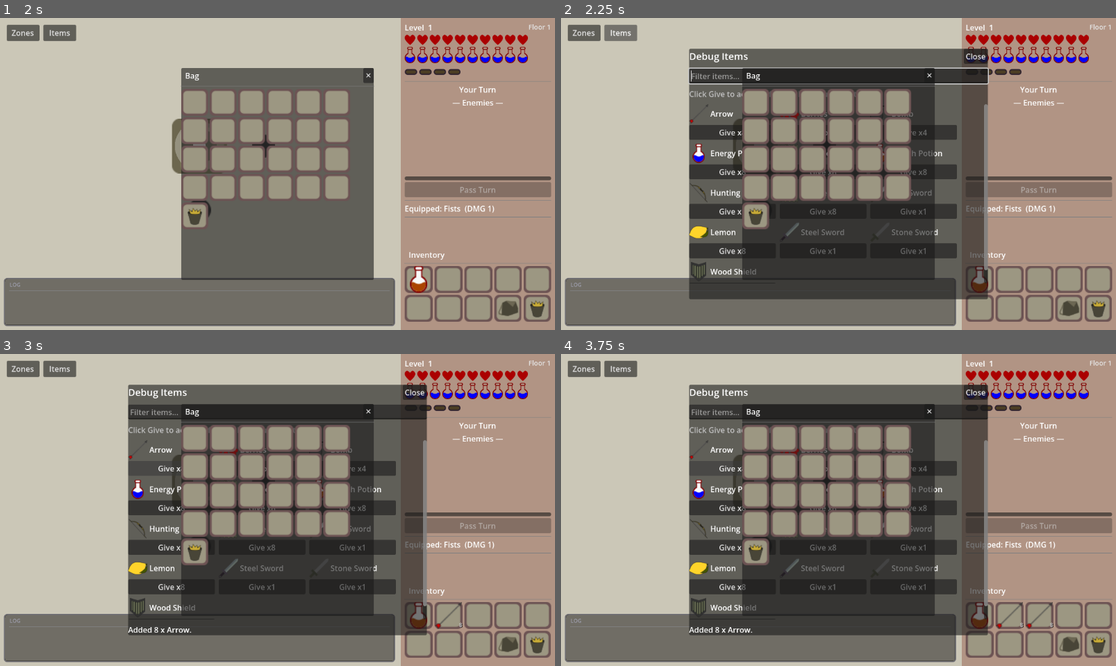
Above: before the commit, frames 1-4 (two rows, left to right).
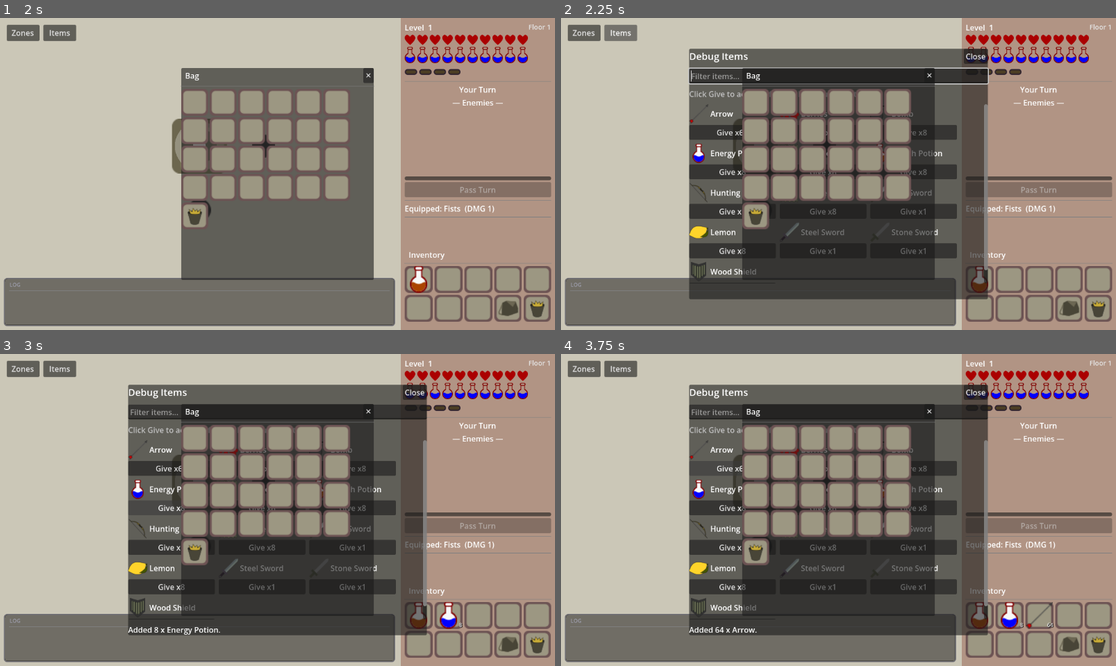
Above: after the commit, the same moments.

Repository: jiexdrop/run-reset
Game: Godot game, scene res://scenes/init.tscn
Same seed, same stepped clock (60 frames per second), same inputs: the game is played once before the commit and once after it.
Inputs (mouse positions are in pixels of both pictures, inside the frame that each line leads up to):
- Up to frame 1 (2 s): click "New Game" at 0.5 s; click (510, 308) at 1.25 s
- Up to frame 2 (2.25 s): click "Items" at 2 s
- Up to frame 3 (3 s): click "Give x8" at 2.75 s
- Up to frame 4 (3.75 s): click (733, 469) at 3.5 s, where only the run after the commit has a clickable "Give x64"

Frame 1 is identical in both runs. In frame 2, less than 0.1% of the frame differs, in the area x 28-66%, y 35-38%; in frame 3, 0.4%, in the area x 28-84%, y 35-90%; in frame 4, 0.4%.

Commit message:
bow costs arrows

Diff:
--- a/autoloads/inventory_state.gd
+++ b/autoloads/inventory_state.gd
@@ -81,6 +81,42 @@
 		slot["count"]    = 0
 		_unequip_if_empty(slot_idx)
 	emit_signal("inventory_changed")
+
+
+## Total of `item_key` held across hotbar and bag — the quiver size for
+## ammunition such as arrows.
+func count_item(item_key: String) -> int:
+	var total := 0
+	for slots in [hotbar, bag]:
+		for slot in slots:
+			if slot.get("item_key", "") == item_key:
+				total += int(slot.get("count", 0))
+	return total
+
+
+## Removes one of `item_key` from wherever it is held, preferring a stack
+## that isn't frozen. Returns false when nothing was there to remove.
+func consume_item(item_key: String) -> bool:
+	for prefer_frozen in [false, true]:
+		for container in ["hotbar", "bag"]:
+			var slots: Array = hotbar if container == "hotbar" else bag
+			for index in range(slots.size()):
+				var slot: Dictionary = slots[index]
+				if slot.get("item_key", "") != item_key:
+					continue
+				if bool(slot.get("frozen", false)) != prefer_frozen:
+					continue
+				if int(slot.get("count", 0)) <= 0:
+					continue
+				slot["count"] = int(slot["count"]) - 1
+				if int(slot["count"]) <= 0:
+					slot["item_key"] = ""
+					slot["count"]    = 0
+					if container == "hotbar":
+						_unequip_if_empty(index)
+				emit_signal("inventory_changed")
+				return true
+	return false
 
 
 func set_hotbar_item(slot_idx: int, item_key: String, count: int = 1) -> void:
--- a/autoloads/item_registry.gd
+++ b/autoloads/item_registry.gd
@@ -144,7 +144,7 @@
 		"name": "Bomb",
 		"icon": preload("res://assets/items/bomb.png"),
 		"desc": "Lob it at an enemy — it detonates on impact. Ranged: cracks the Raptor Skeleton's armored plates, and sets off a Kaze Shroom from a safe distance.",
-		"max_stack": 4,
+		"max_stack": 8,
 		"type": "spell",
 		"damage": 5,
 		"energy_cost": 0,
@@ -152,31 +152,29 @@
 		"element": "physical",
 	},
 
-	# ── Bows & Arrows (throwable damage) ────────────────────────────────────
-	# Both classify as ranged (bow_shot) for phased bosses (see ATTACK_TYPES
-	# `range` classification).
+	# ── Bows & Arrows (ranged damage) ─────────────────────────────────────────
+	# The bow is the weapon; arrows are its ammunition — every shot eats one
+	# arrow (see combat_ui). Both classify as ranged (bow_shot) for phased
+	# bosses (see ATTACK_TYPES `range` classification).
 	# Icons use load() instead of preload() so the game still runs (with a
 	# placeholder icon) before the art files below have been added.
 	"bow": {
 		"name": "Hunting Bow",
 		"icon": load("res://assets/items/bow.png"),
-		"desc": "A short hunting bow. Equip it and click an enemy to loose an arrow. Throwable: cracks the Raptor Skeleton's armored plates.",
-		"max_stack": 1,
-		"type": "weapon",
-		"damage": 2,
+		"desc": "A short hunting bow. Equip it and click an enemy to loose an arrow — each shot consumes 1 Arrow. Throwable: cracks the Raptor Skeleton's armored plates.",
+		"max_stack": 1,
+		"type": "weapon",
+		"damage": 3,
 		"energy_cost": 1,
 		"attack_type": "bow_shot",
 	},
 	"arrow": {
 		"name": "Arrow",
 		"icon": load("res://assets/items/arrow.png"),
-		"desc": "A flint-tipped arrow, loosed straight from the hotbar — but only while a Hunting Bow is equipped. Throwable: cracks the Raptor Skeleton's armored plates.",
-		"max_stack": 8,
-		"type": "spell",
-		"damage": 3,
-		"energy_cost": 0,
-		"attack_type": "bow_shot",
-		"element": "physical",
+		"desc": "Ammunition for the Hunting Bow — every shot consumes 1 Arrow. Ground caches hold a bundle of 16. Throwable: cracks the Raptor Skeleton's armored plates.",
+		"max_stack": 64,
+		"type": "ammo",
+		"ground_amount": 16,
 	},
 
 	# ── Shields ───────────────────────────────────────────────────────────────
@@ -215,6 +213,13 @@
 func get_max_stack(item_key: String) -> int:
 	if _items.has(item_key):
 		return _items[item_key].get("max_stack", 1)
+	return 1
+
+## How many of this item a ground cache hands over when picked up (1 unless
+## the item declares a bundle size, e.g. arrows).
+func get_ground_amount(item_key: String) -> int:
+	if _items.has(item_key):
+		return maxi(1, int(_items[item_key].get("ground_amount", 1)))
 	return 1
 
 func get_type(item_key: String) -> String:
--- a/scenes/combat_ui.gd
+++ b/scenes/combat_ui.gd
@@ -173,6 +173,11 @@
 func add_mob_to_combat(mob_idx: int) -> void:
 	if _active_mob_ids.has(mob_idx):
 		return
+	# _skip_next_turn isn't saved. A mob restored while burrowed would stay
+	# underground (unclickable) forever, so re-arm its resurface here.
+	if mob_idx >= 0 and mob_idx < GameState.monsters.size() \
+			and GameState.monsters[mob_idx].get("burrowed", false):
+		_skip_next_turn[mob_idx] = true
 	var first_mob := _active_mob_ids.is_empty()
 	if first_mob:
 		_active_mob_ids  = [mob_idx]
@@ -278,14 +283,6 @@
 	}
 
 
-## True when a bow is the equipped weapon. Arrows are only usable with one.
-func _has_bow_equipped() -> bool:
-	var idx = InventoryState.equipped_index
-	if idx < 0 or idx >= InventoryState.hotbar.size():
-		return false
-	return InventoryState.hotbar[idx].get("item_key", "") == "bow"
-
-
 func _rebuild_attack_bar() -> void:
 	if attack_bar == null:
 		return
@@ -296,6 +293,8 @@
 	var lbl = Label.new()
 	var energy_txt = "  |  %d energy" % int(ceil(atk.energy_cost * type_data.get("energy_mult", 1.0))) if atk.energy_cost > 0 else ""
 	lbl.text = "Equipped: %s%s  (DMG %d%s)" % [atk.name, type_data.get("label", ""), atk.damage, energy_txt]
+	if atk.get("item_key", "") == "bow":
+		lbl.text += "  |  Arrows %d" % InventoryState.count_item("arrow")
 	lbl.autowrap_mode = TextServer.AUTOWRAP_WORD_SMART
 	lbl.size_flags_horizontal = Control.SIZE_EXPAND_FILL
 	lbl.custom_minimum_size.x = 0
@@ -333,11 +332,6 @@
 	if slot.get("frozen", false) or item_key == "":
 		return
 	if ItemRegistry.get_type(item_key) != "spell":
-		return
-
-	# Loose arrows need a bow in hand — the hotbar alone isn't enough.
-	if item_key == "arrow" and not _has_bow_equipped():
-		_log("You need a Hunting Bow equipped to loose an arrow.")
 		return
 
 	var target_id := _get_first_spell_target()
@@ -450,6 +444,13 @@
 		_log(String(phase_check["deny_message"]))
 		return
 
+	# A bow only fires while it still has arrows. Checked before any cost is
+	# paid, so an empty quiver never eats energy or the turn.
+	var is_bow_attack: bool = atk.attack_type == "bow_shot" and not bool(atk.get("is_spell", false))
+	if is_bow_attack and InventoryState.count_item("arrow") <= 0:
+		_log("You're out of arrows — the Hunting Bow needs ammunition.")
+		return
+
 	var energy_needed = int(ceil(atk.energy_cost * type_data.get("energy_mult", 1.0)))
 	if energy_needed > 0 and p.get("energy", 0) < energy_needed:
 		_log("Not enough energy!")
@@ -458,6 +459,10 @@
 	p["energy"] = max(0, p.get("energy", 0) - energy_needed)
 	GameState.player = p
 	refresh_stats()
+
+	# The shot is committed: loose one arrow from the pack.
+	if is_bow_attack:
+		InventoryState.consume_item("arrow")
 
 	if atk.attack_type == "bomb_throw":
 		_throw_bomb(mob_id, atk)
@@ -529,12 +534,17 @@
 	var mob = GameState.monsters[mob_id]
 	if mob.get("hp", 0) > 0:
 		var def = MobRegistry.get_def(mob.get("mob_key", ""))
-		if def and def.burrows:
+		# burrow_locked: a mob can't re-burrow until it has resolved an attack,
+		# otherwise it can be hit-burrow-hit-burrow forever and never act.
+		if def and def.burrows and not mob.get("burrow_locked", false):
 			mob["burrowed"] = true
+			mob["burrow_locked"] = true
 			_skip_next_turn[mob_id] = true
+			_telegraphed.erase(mob_id)   # hiding mobs don't hold a readied attack
 			GameState.monsters[mob_id] = mob
 			var burrow_card = _get_card_for_mob(mob_id)
 			if burrow_card:
+				burrow_card.set_telegraphed(false)
 				burrow_card.refresh_from_state()
 
 	if atk.is_spell and atk.hotbar_index >= 0:
@@ -904,6 +914,7 @@
 	var atk: Dictionary = _telegraphed[mob_id]
 	_telegraphed.erase(mob_id)
 	card.set_telegraphed(false)
+	GameState.monsters[mob_id]["burrow_locked"] = false   # it acted; may burrow again
 	if _shielded_this_turn:
 		_shielded_this_turn = false  # v1: blocks only the first resolving mob
 		await _play_attack_lunge(card, mob_id)
@@ -1250,6 +1261,10 @@
 		InventoryState.equip_shield(index)
 		var equipped_shield = InventoryState.equipped_shield_index == index
 		_log("Shield %s." % ["equipped" if equipped_shield else "unequipped"])
+		return
+
+	if item_type == "ammo":
+		_log("%s is ammunition — equip a Hunting Bow to use it." % ItemRegistry.get_item_name(item_key))
 		return
 
 	if item_key == "berries":
--- a/scenes/ground_item.gd
+++ b/scenes/ground_item.gd
@@ -3,28 +3,57 @@
 
 var _tile_key: String = ""
 var _item_key: String = ""
+var _amount: int = 1
 
 @onready var _sprite: Sprite2D = $Sprite2D
 
 func setup(tile_key: String, item_key: String) -> void:
 	_tile_key = tile_key
 	_item_key = item_key
+	_amount = ItemRegistry.get_ground_amount(item_key)
 	_sprite.texture = ItemRegistry.get_icon(item_key)
+	if _amount > 1:
+		_add_count_label()
 	input_pickable = true
 	input_event.connect(_on_input_event)
+
+
+## Bundle badge ("x16") pinned to the sprite's bottom-right corner. The
+## sprite is centred on this node and scaled down by the scene, so the
+## corner is half of its scaled size.
+func _add_count_label() -> void:
+	var label := Label.new()
+	label.text = "x%d" % _amount
+	label.horizontal_alignment = HORIZONTAL_ALIGNMENT_RIGHT
+	label.add_theme_font_size_override("font_size", 11)
+	label.add_theme_color_override("font_color", Color.WHITE)
+	label.add_theme_color_override("font_shadow_color", Color(0, 0, 0, 0.85))
+	label.add_theme_constant_override("shadow_offset_x", 1)
+	label.add_theme_constant_override("shadow_offset_y", 1)
+	add_child(label)
+
+	var label_size := label.get_combined_minimum_size()
+	label.size = label_size
+	var half := Vector2(24, 24)
+	if _sprite.texture != null:
+		half = _sprite.texture.get_size() * _sprite.scale * 0.5
+	label.position = Vector2(half.x - label_size.x, half.y - label_size.y)
 
 func _on_input_event(_viewport: Node, event: InputEvent, _shape_idx: int) -> void:
 	if event is InputEventMouseButton and event.pressed and event.button_index == MOUSE_BUTTON_LEFT:
 		var item_name := ItemRegistry.get_item_name(_item_key)
 		# Nothing to add means nothing is consumed — a full pack never eats loot.
-		if InventoryState.add_item(_item_key, 1) > 0:
+		if InventoryState.add_item(_item_key, _amount) > 0:
 			_log_message("Your pack is full — leave the %s for later." % item_name)
 			return
 		if GameState.tiles.has(_tile_key):
 			GameState.tiles[_tile_key]["item_collected"] = true
 		GameState.mark_dirty()
 		SaveManager.save()
-		_log_message("Picked up %s." % item_name)
+		if _amount > 1:
+			_log_message("Picked up %s x%d." % [item_name, _amount])
+		else:
+			_log_message("Picked up %s." % item_name)
 		queue_free()
 
 
